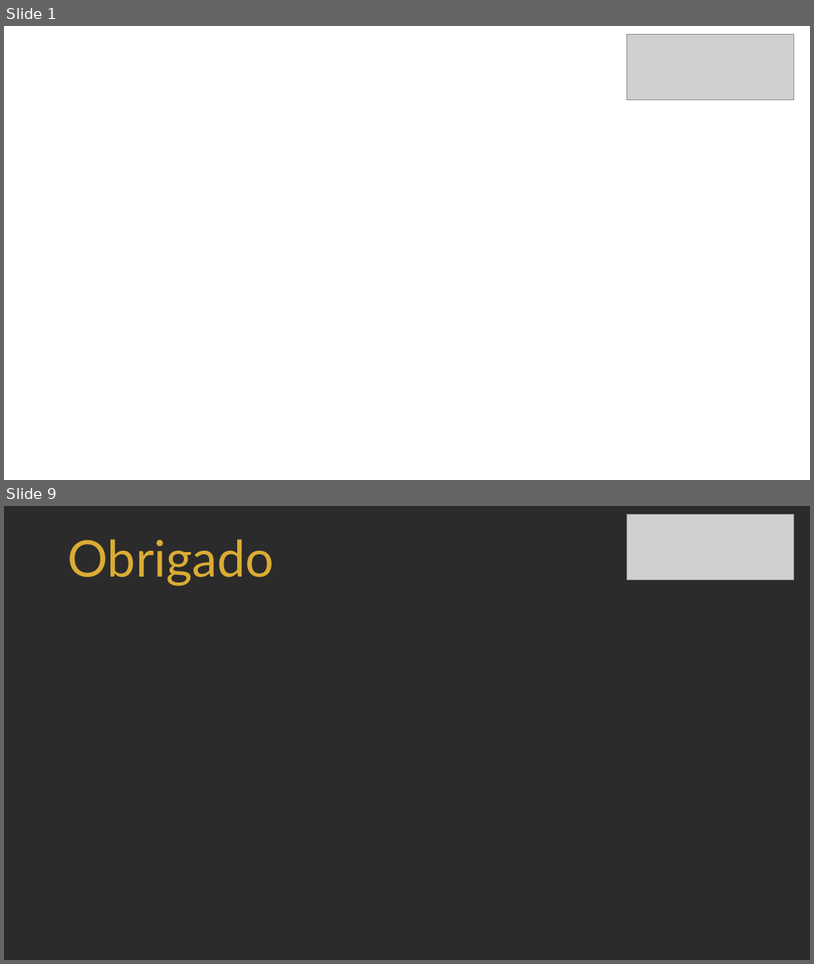
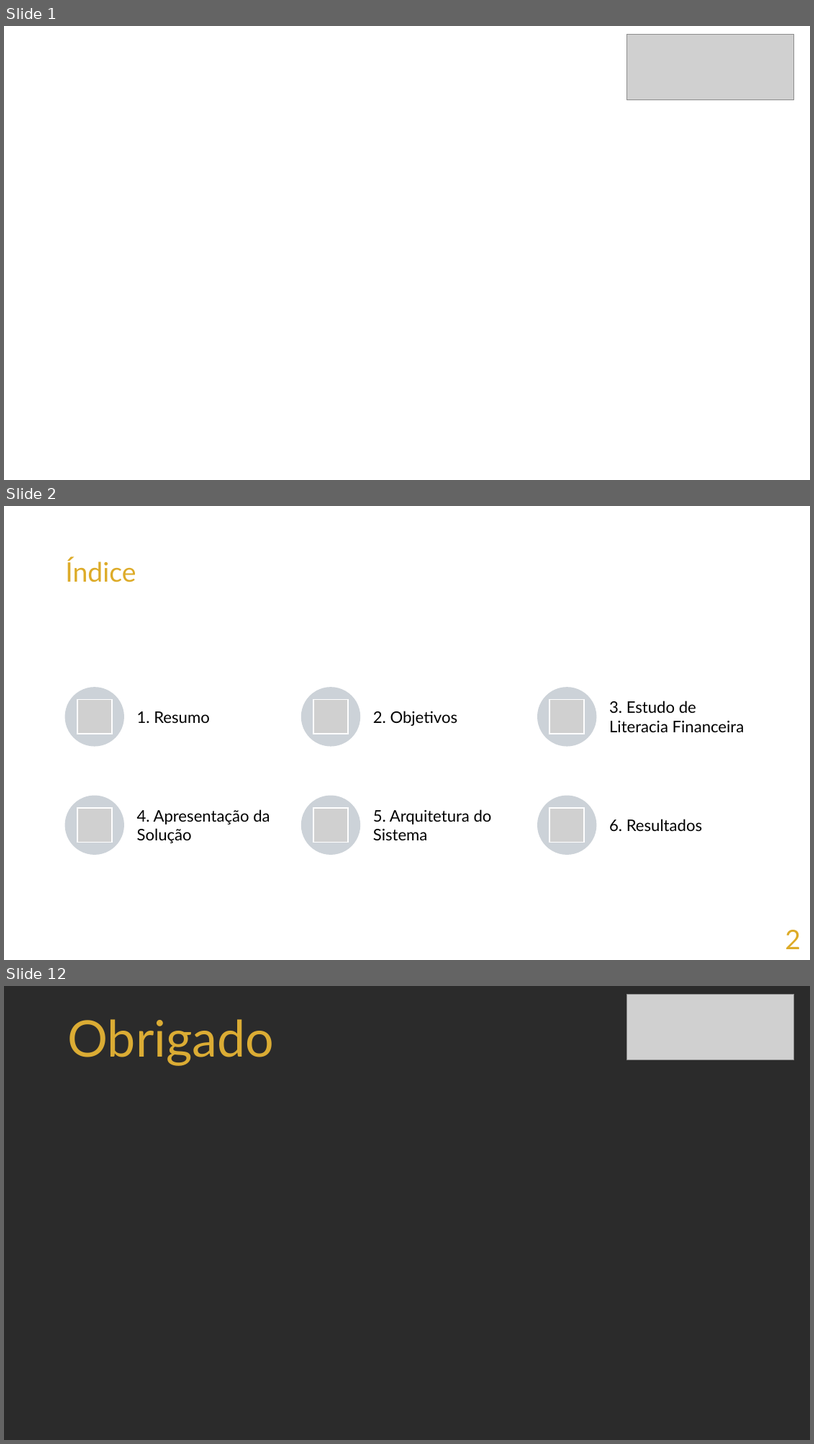
Before and after one commit to goncaloferreira966/Smart4Finances, a slide deck: Smart4FiancesApresentacao.pptx. Shown one above the other, each under a label of ours: slides 1 and 9 before the commit, slides 1, 2 and 12 after it; the slides between them are not shown. The pictures are 814x964 and 814x1444 pixels, drawn with LibreOffice and Linux fonts; fonts in the diff are those of the drawing; grey boxes stand for pictures; background and template pictures are left out; a plain dark background stands for a picture behind light text. Boxes give left, top, right and bottom in pixels: in the first picture for what was removed or moved away, otherwise in the second. Text is boxed around its words. In the diff, an @@ line names an element or a change of style, - is before the commit and + after.

```diff
--- a/Smart4FiancesApresentacao.pptx
+++ b/Smart4FiancesApresentacao.pptx
@@ slide 2 added at (4,506,810,960), background #FFFFFF @@
@@ title added at (65,559,136,582), 32 pt, text #DDAB28 @@
+Índice
@@ group added at (65,687,745,854): 6 ellipses, 6 pictures, 6 texts @@
+1. Resumo
+2. Objetivos
+3. Estudo de Literacia Financeira
+4. Apresentação da Solução
+5. Arquitetura do Sistema
+6. Resultados
@@ text added at (785,929,801,949), 32 pt, text #DDAB28 @@
+2
@@ what was slide 9 is now slide 12 @@
```
Also in this commit, not shown: 6 slides changed, 3 other slides added, 1 slide removed.
